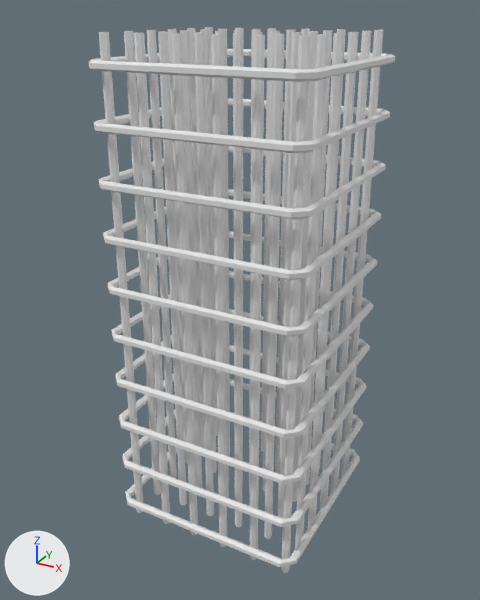
Two versions of the FBX model Assets/Models/Construction/rods.fbx, one commit apart.
One viewpoint serves both versions: a camera (50 mm lens) standing at (4.61, 0.42, 6.22) and looking at (1.02, 6.94, 2.96). Arrows for +X, +Y and +Z are at lower left; the lights stay in place. Where no turn or scale is listed for an object, it has been applied to the vertices.

The older version as bpy lines, for what is in view:
```python
me_circle_004 = bpy.data.meshes.new('Circle.004')
me_circle_004.from_pydata(...)  # 912 vertices, 768 faces; spans x -1.24..1.24, y -1.24..1.24, z -0.3..5.7
ob_iron_rods_vertical = bpy.data.objects.new('iron_rods_vertical', me_circle_004)
ob_iron_rods_vertical.location = (1.1, 7.0, 0.3)
```
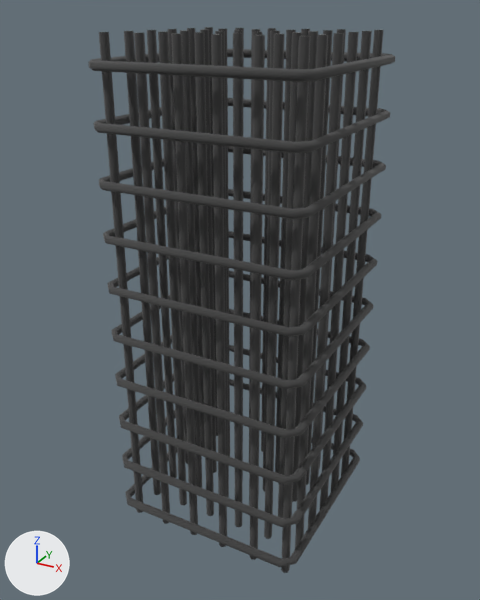
The newer file is also turned or shifted as a whole; pictures and numbers use the older file's frame.

Boxes (x1, y1, x2, y2) around the edits, measured in the pictures (480 x 600 px):
```json
{"object": "iron_rods_vertical", "change": "recoloured, shading changed", "before": [88, 27, 395, 573], "after": [88, 27, 395, 573]}
```

Scene script edits in JSON lines:
```json
{"op": "add", "block": "mat_rods", "code": ["mat_rods = principled_material('rods')", "mat_rods.base_color = (0.178, 0.178, 0.178)  # grey #757575", "mat_rods.metallic = 1.0", "mat_rods.roughness = 0.968"]}
{"block": "me_circle_004", "where": "me_circle_004.from_pydata(...)  # 912 vertices, 768 faces; spans x -1.24..1.24, y -1.24..1.24, z -0.3..5.7"}
{"block": "me_circle_004", "where": "# used by ob_iron_rods_vertical; location = (1.1, 7.0, 0.3)"}
{"block": "me_circle_004", "change": "me_circle_004 part 1: edges marked sharp go from 1608 to 432"}
{"op": "add", "block": "me_circle_004", "code": "me_circle_004.materials.append(mat_rods)  # grey #757575"}
```
